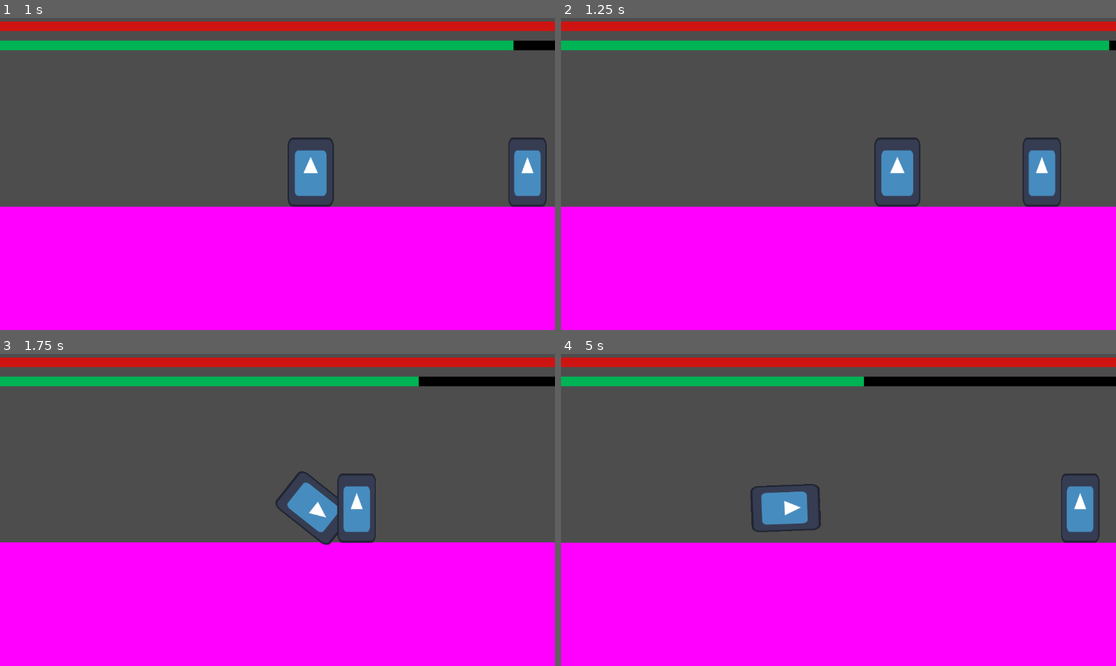
Above: before the commit, frames 1-4 (two rows, left to right).
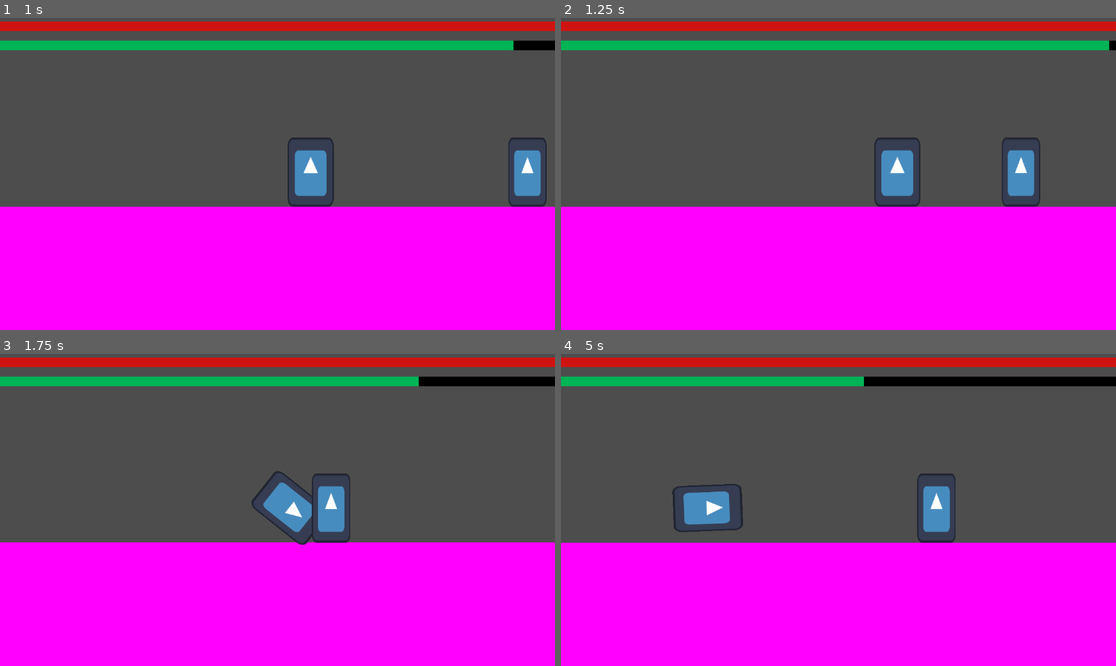
Above: after the commit, the same moments.

Repository: CodeScratcher/soulslike
Game: Godot game, scene res://Levels/test_scene.tscn
Two runs of this game, one before a commit and one after it. Both use one fixed random seed, a clock stepped at 60 frames per second and the inputs below. The engine's default icon, where the game draws it, is replaced by a stand-in: a white triangle on a blue panel in a dark square.
Inputs (mouse positions are in pixels of both pictures, inside the frame that each line leads up to):
- Up to frame 1 (1 s): move the mouse to (399, 158) at 0.52 s; hold D (right) from 0.53 s (still down); click (399, 158) at 0.6 s; tap W (jump) at 0.77 s
- Up to frame 2 (1.25 s): keep holding D (right)
- Up to frame 3 (1.75 s): keep holding D (right); move the mouse to (166, 525) at 1.27 s; tap Space (roll) at 1.35 s; tap W (jump) at 1.52 s
- Up to frame 4 (5 s): move the mouse to (894, 441) at 2.02 s; release D (right) at 2.03 s; hold A (left) 2.03-2.78 s; click (894, 441) at 2.1 s; move the mouse to (810, 572) at 2.77 s; hold D (right) 2.78-4.28 s; tap Space (roll) at 2.85, 4.35 s; tap W (jump) at 3.02, 3.77, 4.52 s; move the mouse to (1005, 556) at 3.52 s; click (1005, 556) at 3.6 s; move the mouse to (672, 463) at 4.27 s; hold A (left) from 4.28 s (still down)

Frame 1 is identical in both runs. In frame 2, 1.4% of the frame differs, in the area x 79-91%, y 38-61%; in frame 3, 2.6%; in frame 4, 4.0%, in the area x 20-97%, y 38-61%.

Commit message:
Basic Enemy AI

Diff:
--- a/Objects/test_enemy.tscn
+++ b/Objects/test_enemy.tscn
@@ -14,6 +14,9 @@
 
 [sub_resource type="RectangleShape2D" id="RectangleShape2D_nrqcj"]
 size = Vector2(40, 72)
+
+[sub_resource type="CircleShape2D" id="CircleShape2D_3tact"]
+radius = 196.01
 
 [node name="TestEnemy" type="CharacterBody2D"]
 collision_layer = 4
@@ -45,4 +48,13 @@
 position = Vector2(-10, 0)
 shape = SubResource("RectangleShape2D_nrqcj")
 
+[node name="detect_radius" type="Area2D" parent="."]
+collision_mask = 9
+
+[node name="CollisionShape2D" type="CollisionShape2D" parent="detect_radius"]
+position = Vector2(20, 34)
+shape = SubResource("CircleShape2D_3tact")
+
 [connection signal="area_entered" from="Area2D" to="." method="enemy_bonked"]
+[connection signal="body_entered" from="detect_radius" to="." method="_on_detect_radius_body_entered"]
+[connection signal="body_exited" from="detect_radius" to="." method="_on_detect_radius_body_exited"]
--- a/Scripts/test_enemy.gd
+++ b/Scripts/test_enemy.gd
@@ -1,11 +1,19 @@
 extends CharacterBody2D
+
+
+@export var MAX_SPEED = 300.0
+const SPEED = 100.0
 
 var gravity = ProjectSettings.get_setting("physics/2d/default_gravity")
 var hp = 30
+var target = null
 
 func _physics_process(delta):
 	if not is_on_floor():
 		velocity.y += gravity * delta
+
+	if target:
+		velocity.x = sign(global_position.direction_to(target.global_position).x) * SPEED
 
 	move_and_slide()
 
@@ -15,3 +23,12 @@
 
 	if hp <= 0:
 		queue_free()
+
+func _on_detect_radius_body_entered(body):
+	print(body.name)
+	if body.is_in_group("player"):
+		target = body
+
+func _on_detect_radius_body_exited(body):
+	if body.is_in_group("player"):
+		target = null
Not shown: 1 places in Levels/test_scene.tscn that only renumber resources
Not shown: 1 places in Objects/Player.tscn that only renumber resources
Not shown: 1 places in Objects/test_enemy.tscn that only renumber resources
